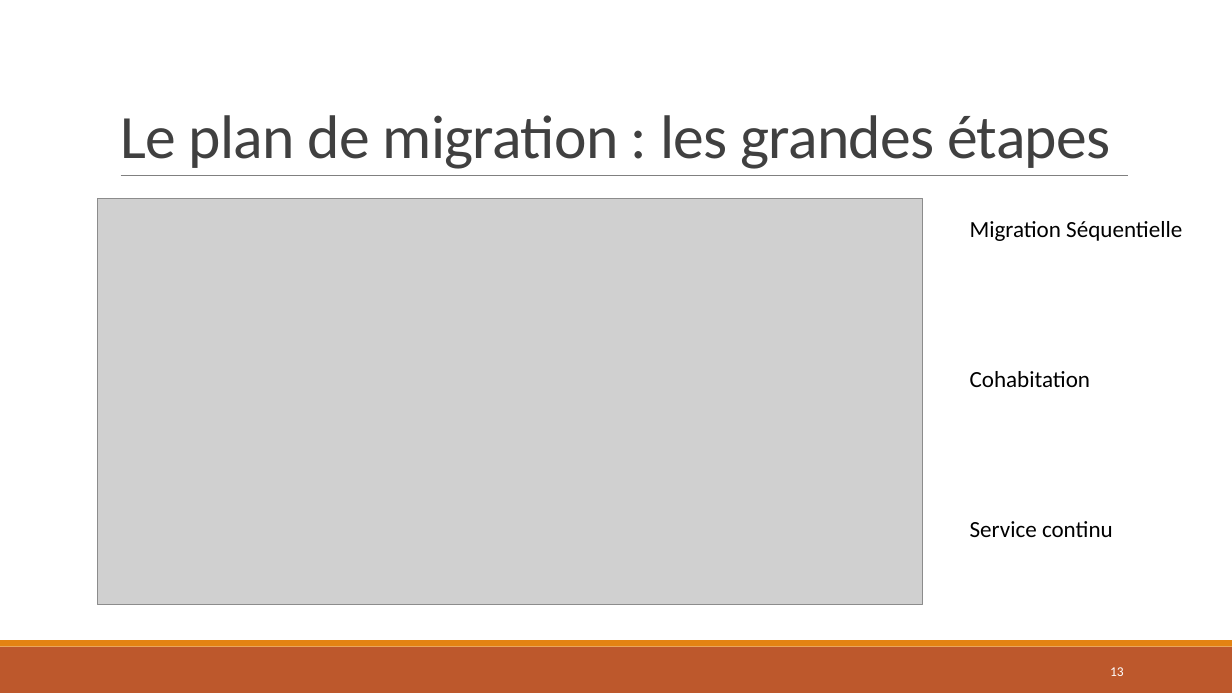
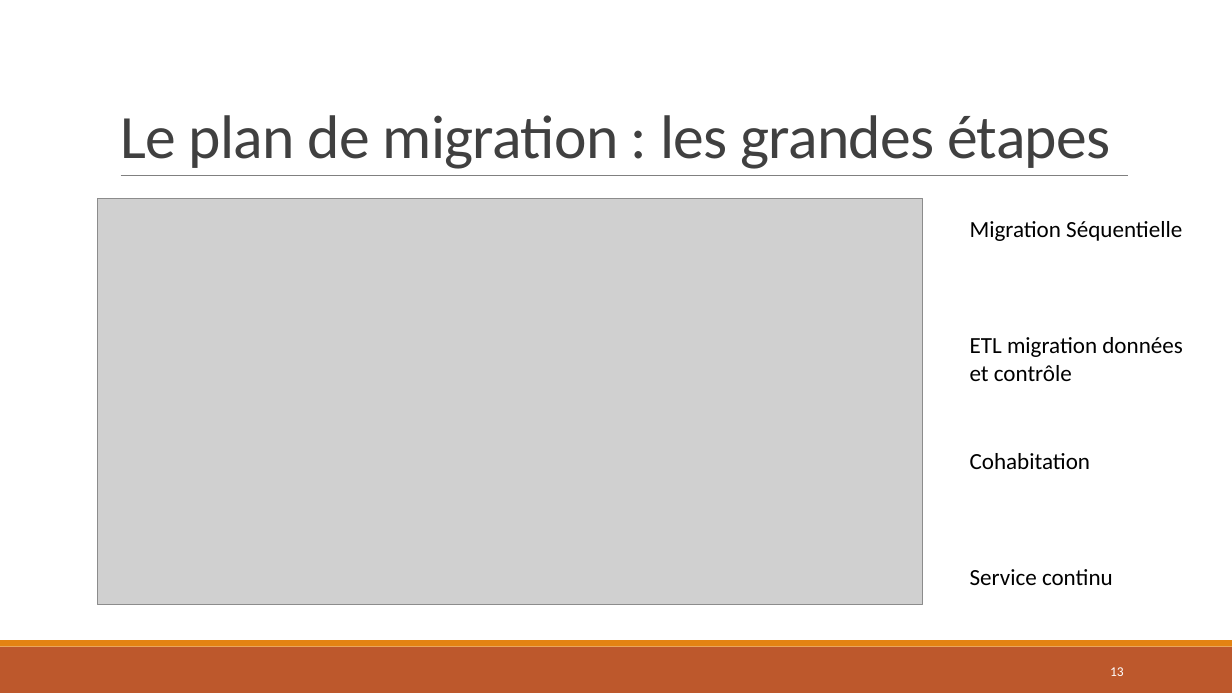
Before and after one commit to wilkill/P7-REP-AERO, a slide deck: slide 13 of Architecture/4 - Présentation/Présentation.pptx. Drawn at 1232x693 pixels with LibreOffice and Linux fonts; fonts in the diff are those of the drawing; grey boxes stand for pictures. Boxes give left, top, right and bottom in pixels: in the first picture for what was removed or moved away, otherwise in the second. Text is boxed around its words. In the diff, an @@ line names an element or a change of style, - is before the commit and + after.

```diff
--- a/Architecture/4 - Présentation/Présentation.pptx
+++ b/Architecture/4 - Présentation/Présentation.pptx
@@ text added at <box>970,337,1183,381</box>, 18 pt, text #000000 @@
+ETL migration données et contrôle
@@ text "Cohabitation": place and size @@
-text "Cohabitation" at <box>970,371,1091,387</box>
+text "Cohabitation" at <box>970,453,1091,469</box>
@@ text "Service continu": place and size @@
-text "Service continu" at <box>970,521,1113,537</box>
+text "Service continu" at <box>970,569,1113,585</box>
```
Also in this commit, not shown: 3 other slides changed, 6 other files.
